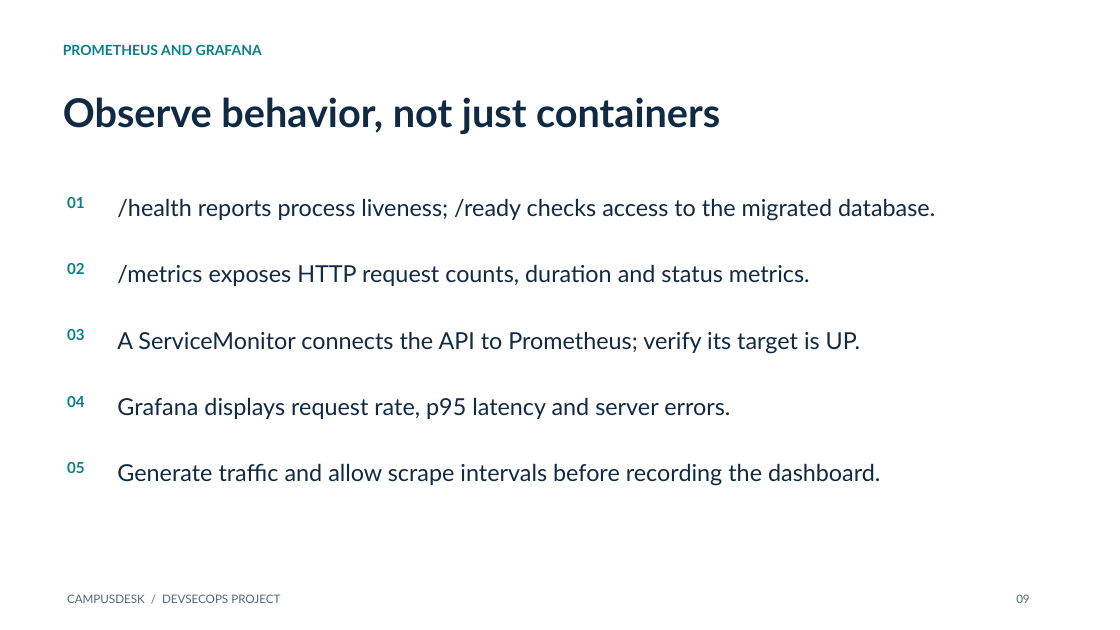
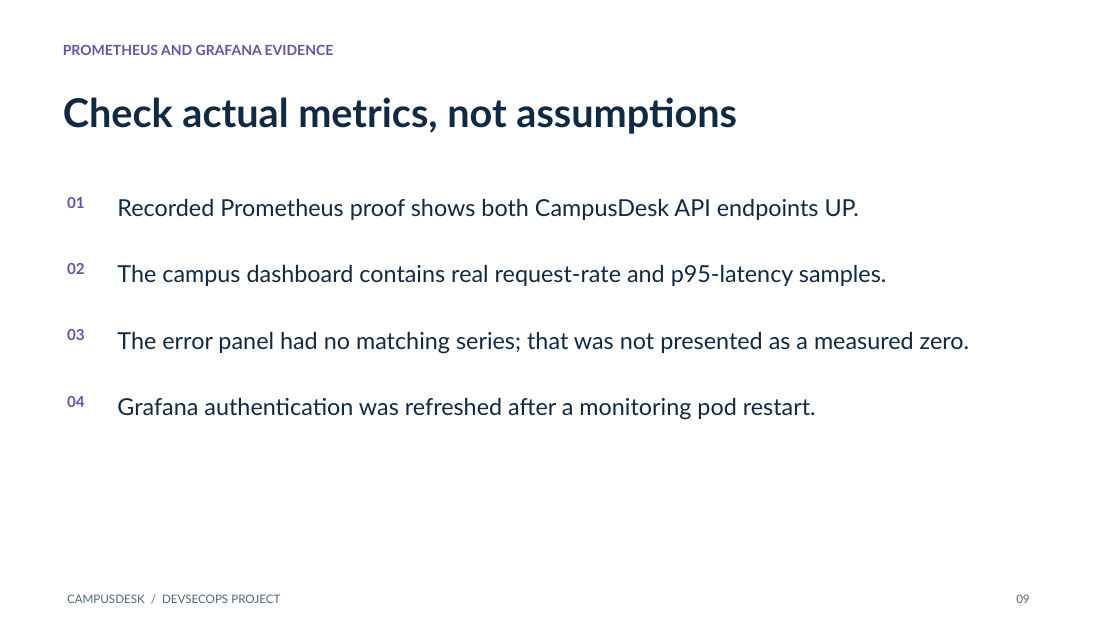
Before and after one commit to AJ5831A/campusdesk-devsecops, a slide deck: slide 9 of demo/presentation.pptx. Drawn at 1120x630 pixels with LibreOffice and Linux fonts; fonts in the diff are those of the drawing. Boxes give left, top, right and bottom in pixels: in the first picture for what was removed or moved away, otherwise in the second. Text is boxed around its words. In the diff, an @@ line names an element or a change of style, - is before the commit and + after.

Commit message:
Add campus-specific final deck and exact printable demo script

```diff
--- a/demo/presentation.pptx
+++ b/demo/presentation.pptx
@@ text at (63, 45, 334, 55): text changed; text colour #087F8C to #6554A4 @@
-PROMETHEUS AND GRAFANA
+PROMETHEUS AND GRAFANA EVIDENCE
@@ text at (63, 97, 737, 134): text changed @@
-Observe behavior, not just containers
+Check actual metrics, not assumptions
@@ text at (117, 198, 859, 220): text changed @@
-/health reports process liveness; /ready checks access to the migrated database.
+Recorded Prometheus proof shows both CampusDesk API endpoints UP.
@@ text at (117, 264, 887, 286): text changed @@
-/metrics exposes HTTP request counts, duration and status metrics.
+The campus dashboard contains real request-rate and p95-latency samples.
@@ text at (117, 331, 969, 354): text changed @@
-A ServiceMonitor connects the API to Prometheus; verify its target is UP.
+The error panel had no matching series; that was not presented as a measured zero.
@@ text colour #087F8C to #6554A4 in 4 elements at (67, 197, 85, 208), (67, 263, 85, 274), (67, 329, 85, 340), (67, 396, 85, 407) @@
@@ text at (117, 397, 816, 420): text changed @@
-Grafana displays request rate, p95 latency and server errors.
+Grafana authentication was refreshed after a monitoring pod restart.
@@ text removed at (67, 462, 85, 473) @@
-05
@@ text removed at (117, 463, 880, 486) @@
-Generate traffic and allow scrape intervals before recording the dashboard.
```
Also in this commit, not shown: 9 other slides changed, 8 other files.
